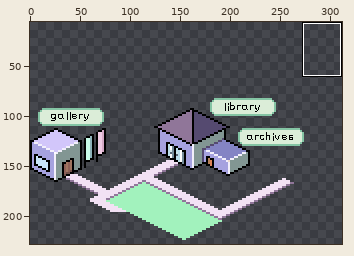
Sprite sheet: sitemap.png. The picture above shows the old version from afar; the outline marks the close-up.
Close-up. Earlier state:
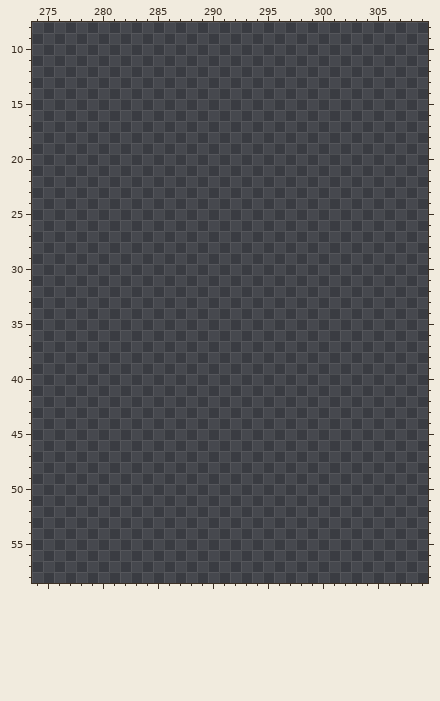
The file is 320x240 pixels. Colours within 5 levels of each other are drawn and written as one. Shown: x 274..309, y 8..58. The old version is drawn lined up with the new one. The wide view leaves out empty margins. The commit also changed other parts of the picture, which this record leaves out.
After:
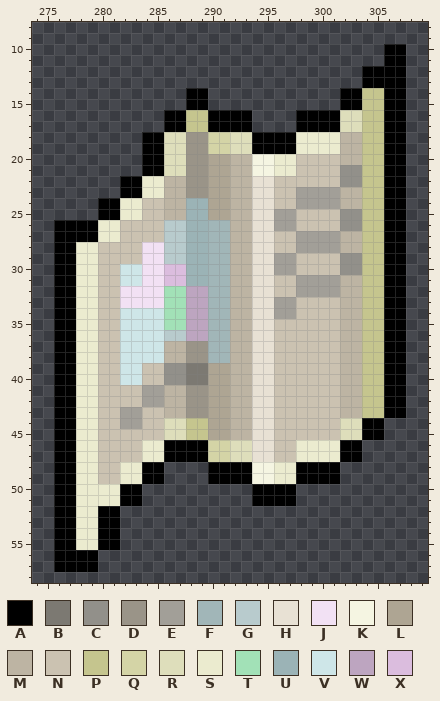
Palette (. is transparent): A #000000  B #7c7972  C #92908a  D #9a9488  E #a29f98  F #a1b6b8  G #b8cbcd  H #e8e1d4  J #f2e1f4  K #f5f5e2  L #aea593  M #bdb4a3  N #cbc2b1  P #c5c58e  Q #d4d4a6  R #dedebb  S #ebebcf  T #a2e1b7  U #9bb3b6  V #cee6e8  W #bda5c0  X #dbbdde
Changes in this commit:
whole drawing moved by -14,+76 (the old picture is shown already moved)
Changed rows in their new state; - is an unchanged pixel.
first column x 276:
10 ------------------------------AA
11 ------------------------------AA
12 ----------------------------AAAA
13 ----------------------------AAAA
14 ------------AA------------AAPPAA
15 ------------AA------------AAPPAA
16 ----------AAPPAAAA----AAAARRPPAA
17 ----------AAPPAAAA----AAAARRPPAA
18 --------AARRDDQQRRAAAASSSSMMPPAA
19 --------AARRDDQQRRAAAASSSSMMPPAA
20 --------AARRDDLLMMKKSSNNNNMMPPAA
21 --------AARRDDLLMMKKSSNNNNCCPPAA
22 ------AASSMMDDLLMMHHNNNNNNCCPPAA
23 ------AASSMMDDLLMMHHNNEEEEMMPPAA
24 ----AASSNNMMUULLMMHHNNEEEEMMPPAA
25 ----AASSNNMMUULLMMHHEENNNNCCPPAA
26 AAAASSNNNNGGUUFFMMHHEENNNNCCPPAA
27 AAAASSNNNNGGUUFFMMHHNNEEEEMMPPAA
28 AASSNNNNJJGGUUFFMMHHNNEEEEMMPPAA
29 AASSNNNNJJGGUUFFMMHHEENNNNCCPPAA
30 AASSNNVVJJXXUUFFMMHHEENNNNCCPPAA
31 AASSNNVVJJXXUUFFMMHHNNEEEEMMPPAA
32 AASSNNJJJJTTWWFFMMHHNNEEEEMMPPAA
33 AASSNNJJJJTTWWFFMMHHEENNNNMMPPAA
34 AASSNNVVVVTTWWFFMMHHEENNNNMMPPAA
35 AASSNNVVVVTTWWFFMMHHNNNNNNMMPPAA
36 AASSNNVVVVGGWWFFMMHHNNNNNNMMPPAA
37 AASSNNVVVVMMDDFFMMHHNNNNNNMMPPAA
38 AASSNNVVVVMMDDFFMMHHNNNNNNMMPPAA
39 AASSNNVVNNCCBBLLMMHHNNNNNNMMPPAA
40 AASSNNVVNNCCBBLLMMHHNNNNNNMMPPAA
41 AASSNNNNEEMMDDLLMMHHNNNNNNMMPPAA
42 AASSNNNNEEMMDDLLMMHHNNNNNNMMPPAA
43 AASSNNEENNMMDDLLMMHHNNNNNNMMPPAA
44 AASSNNEENNRRPPLLMMHHNNNNNNRRAA--
45 AASSNNNNNNRRPPLLMMHHNNNNNNRRAA--
46 AASSNNNNSSAAAAQQRRHHNNSSSSAA----
47 AASSNNNNSSAAAAQQRRHHNNSSSSAA----
48 AASSNNSSAA----AAAAKKSSAAAA------
49 AASSNNSSAA----AAAAKKSSAAAA------
50 AASSSSAA----------AAAA----------
51 AASSSSAA----------AAAA----------
52 AASSAA--------------------------
53 AASSAA--------------------------
54 AASSAA--------------------------
55 AASSAA--------------------------
56 AAAA----------------------------
57 AAAA----------------------------
Boxes around the changes in both close-ups, in picture pixels (x1, y1, x2, y2):
added: (54, 44, 406, 572)
